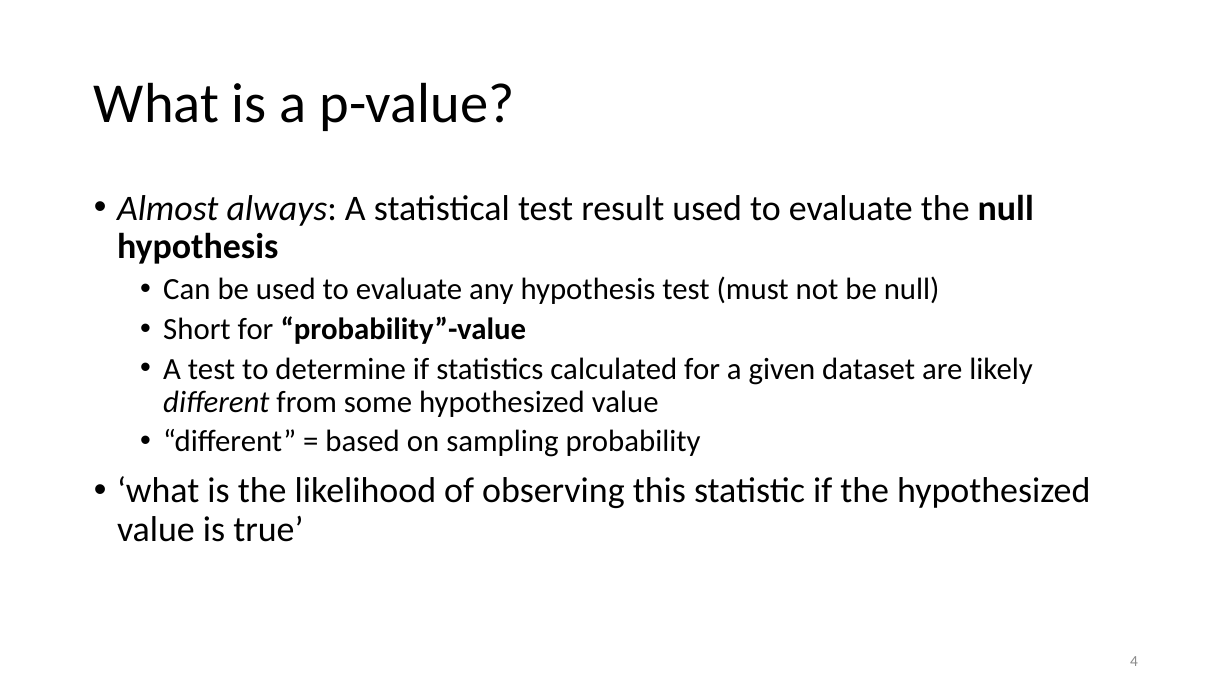
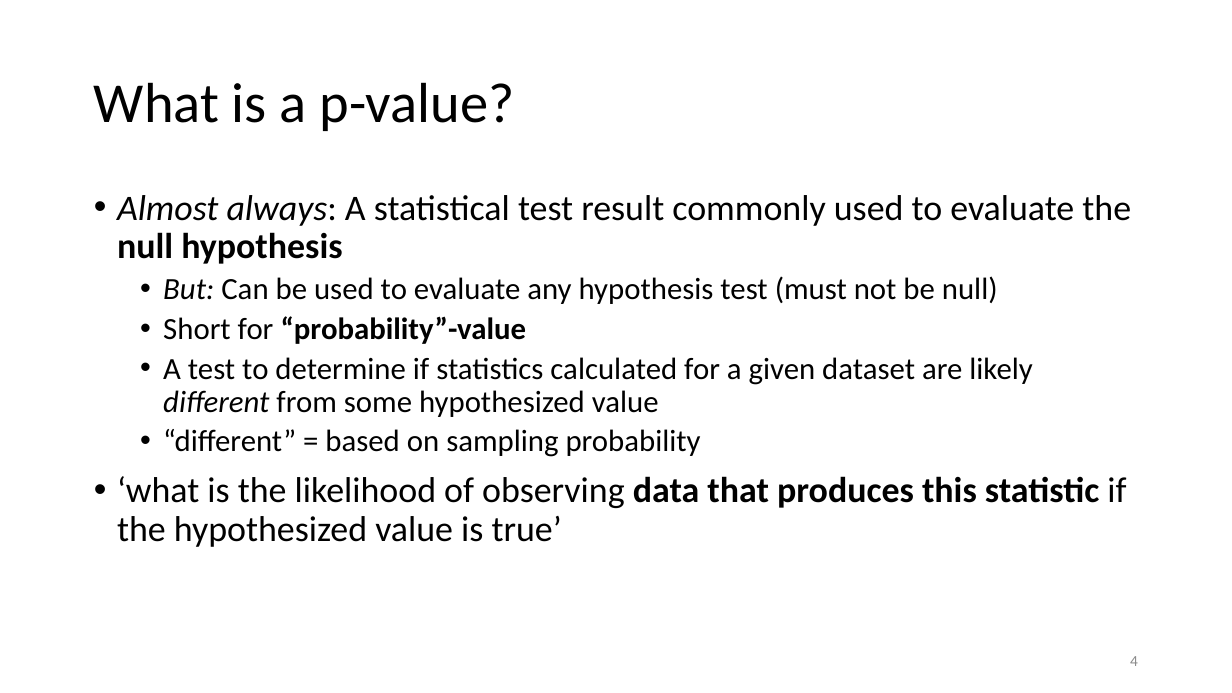
Before and after one commit to nbreznau/p_values, a slide deck: slide 4 of Breznau_Open_Science_P_Values.pptx. Drawn at 1232x693 pixels with LibreOffice and Linux fonts; fonts in the diff are those of the drawing; background and template pictures are left out. Boxes give left, top, right and bottom in pixels: in the first picture for what was removed or moved away, otherwise in the second. Text is boxed around its words. In the diff, an @@ line names an element or a change of style, - is before the commit and + after.

Commit message:
minor slide edits

```diff
--- a/Breznau_Open_Science_P_Values.pptx
+++ b/Breznau_Open_Science_P_Values.pptx
@@ text at bbox=[117, 195, 1131, 304]: text changed @@
-• Almost always: A statistical test result used to evaluate the null hypothesis
-  • Can be used to evaluate any hypothesis test (must not be null)
+• Almost always: A statistical test result commonly used to evaluate the null hypothesis
+  • But: Can be used to evaluate any hypothesis test (must not be null)
@@ text at bbox=[117, 476, 1126, 547]: text changed @@
-• ‘what is the likelihood of observing this statistic if the hypothesized value is true’
+• ‘what is the likelihood of observing data that produces this statistic if the hypothesized value is true’
```
Also in this commit, not shown: 1 other slide changed.
